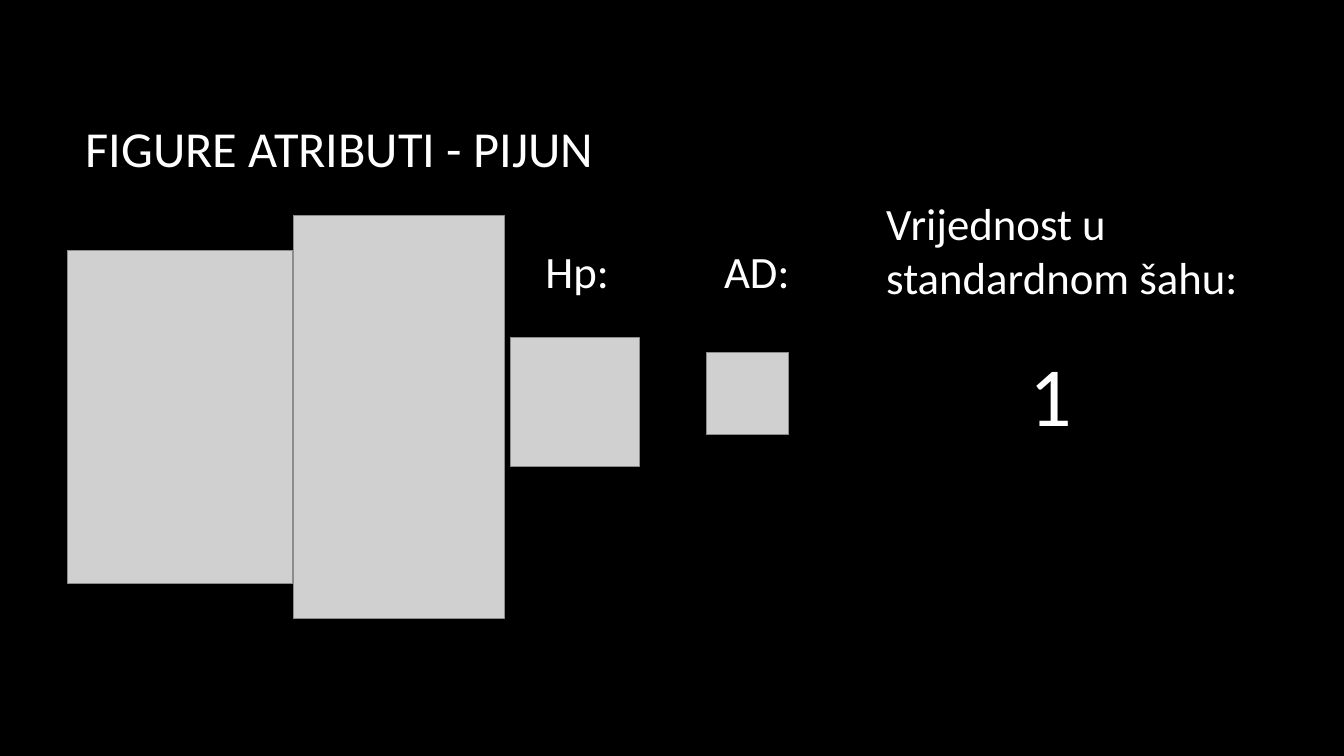
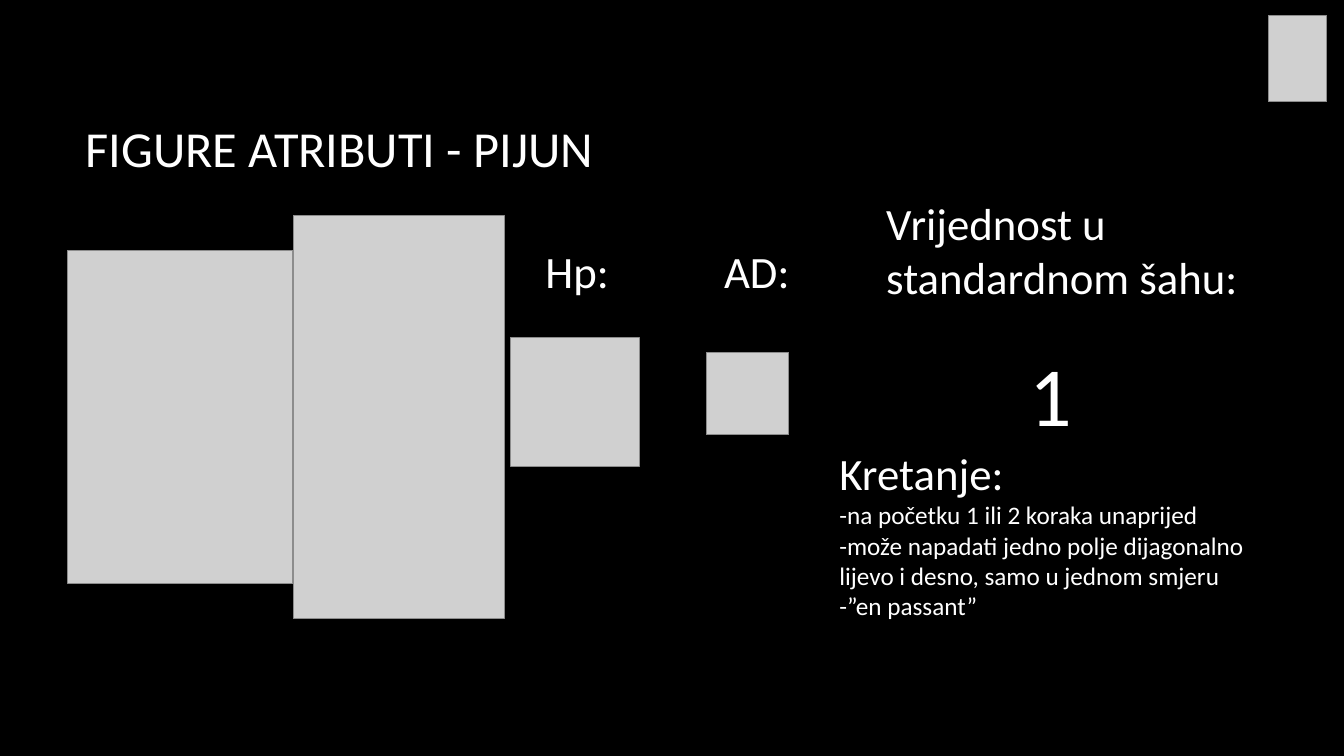
Before and after one commit to lukinjozg/RP2_Sah_projekt, a slide deck: slide 4 of INTERGALAKTIČKI_ŠAH.pptx (slide 3 before the commit). Drawn at 1344x756 pixels with LibreOffice and Linux fonts; fonts in the diff are those of the drawing; grey boxes stand for pictures; background and template pictures are left out. Boxes give left, top, right and bottom in pixels: in the first picture for what was removed or moved away, otherwise in the second. Text is boxed around its words. In the diff, an @@ line names an element or a change of style, - is before the commit and + after.

```diff
--- a/INTERGALAKTIČKI_ŠAH.pptx
+++ b/INTERGALAKTIČKI_ŠAH.pptx
@@ picture added at (1268,15,1327,102) @@
@@ text added at (839,459,1244,619), 18 pt, text #FFFFFF @@
+Kretanje:
+-na početku 1 ili 2 koraka unaprijed
+-može napadati jedno polje dijagonalno lijevo i desno, samo u jednom smjeru
+-”en passant”
```
Also in this commit, not shown: 6 other slides changed, 14 slides added, 1 slide removed.
